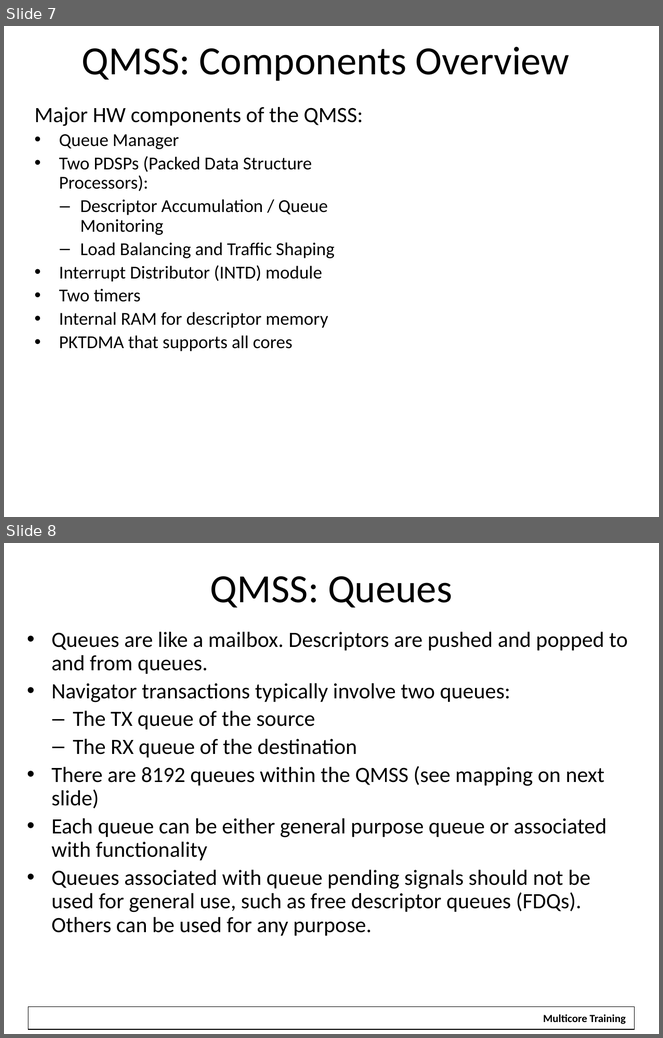
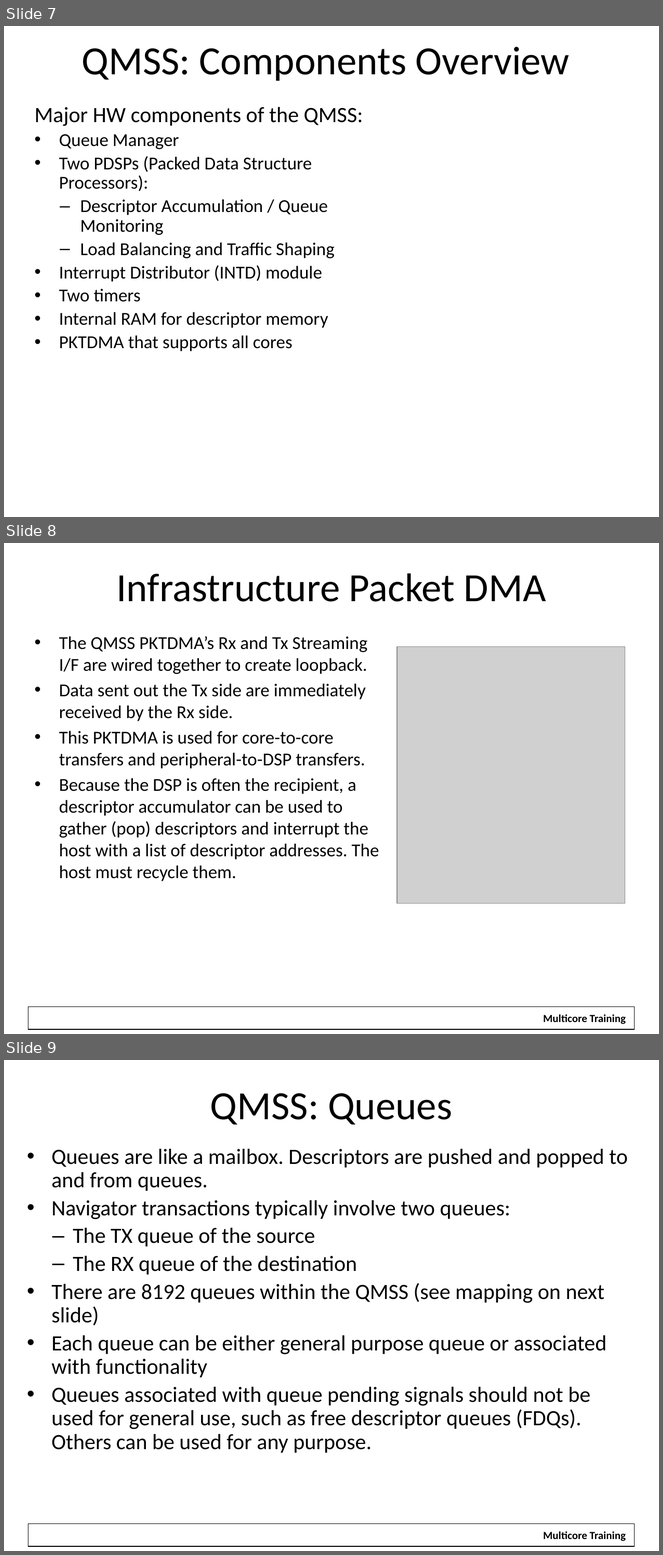
Before and after one commit to hari1989/keystone-workshop, a slide deck: slides/Intro to Multicore Navigator.pptx. Shown one above the other, each under a label of ours: slides 7 and 8 before the commit, slides 7, 8 and 9 after it. The pictures are 663x1038 and 663x1555 pixels, drawn with LibreOffice and Linux fonts; fonts in the diff are those of the drawing; grey boxes stand for pictures; background and template pictures are left out. Boxes give left, top, right and bottom in pixels: in the first picture for what was removed or moved away, otherwise in the second. Text is boxed around its words. In the diff, an @@ line names an element or a change of style, - is before the commit and + after.

```diff
--- a/slides/Intro to Multicore Navigator.pptx
+++ b/slides/Intro to Multicore Navigator.pptx
@@ slide 8 added at (x1=4, y1=543, x2=659, y2=1034), background #FFFFFF; not listed: 2 template elements that a slide beside it also shows @@
@@ title added at (x1=116, y1=573, x2=546, y2=602), 44 pt, text #000000 @@
+Infrastructure Packet DMA
@@ text added at (x1=59, y1=636, x2=379, y2=882), 20 pt, text #000000 @@
+• The QMSS PKTDMA’s Rx and Tx Streaming I/F are wired together to create loopback.
+• Data sent out the Tx side are immediately received by the Rx side.
+• This PKTDMA is used for core-to-core transfers and peripheral-to-DSP transfers.
+• Because the DSP is often the recipient, a descriptor accumulator can be used to gather (pop) descriptors and interrupt the host with a list of descriptor addresses. The host must recycle them.
@@ picture added at (x1=397, y1=646, x2=625, y2=903) @@
@@ what was slide 8 is now slide 9 @@
```
Also in this commit, not shown: 1 other slide added.
